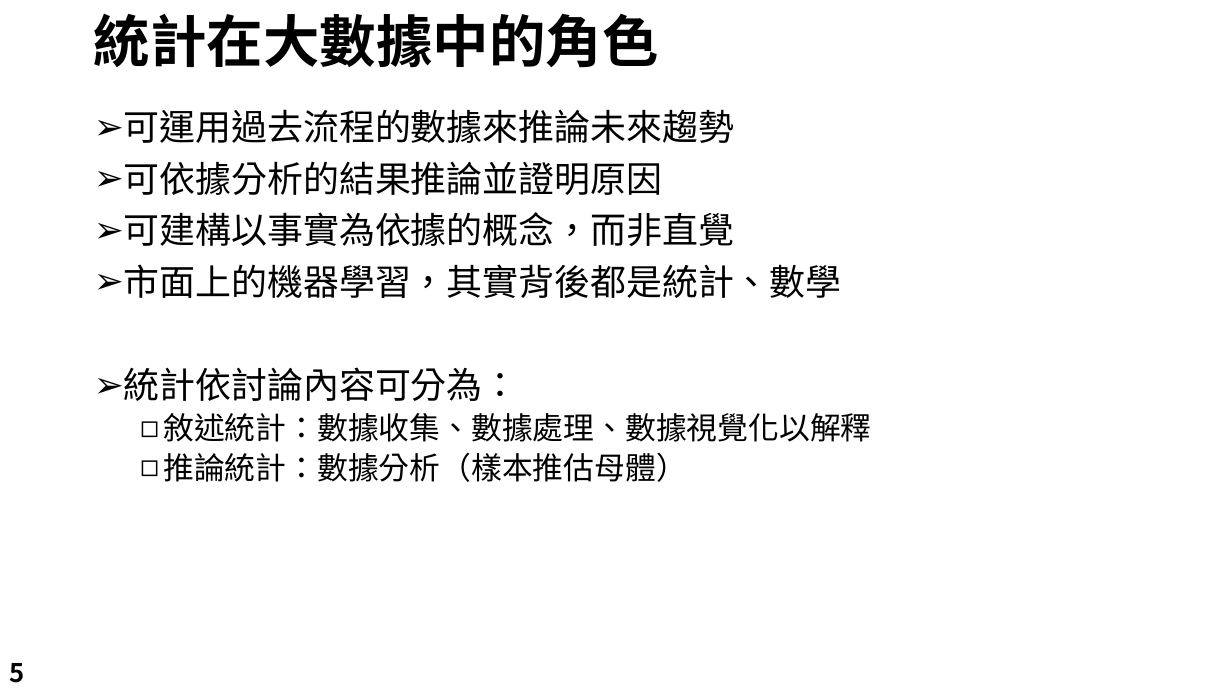
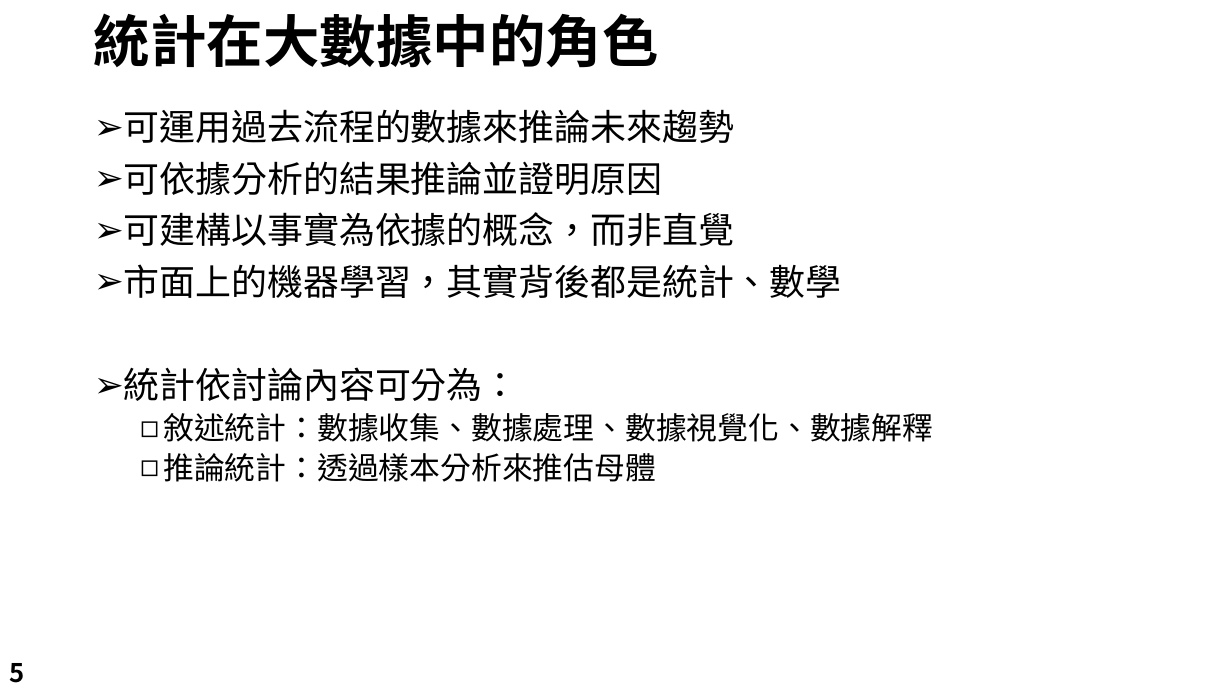
Before and after one commit to LeBronWilly/Basic_R_Language, a slide deck: slide 5 of R_Presentation.pptx. Drawn at 1232x693 pixels with LibreOffice and Linux fonts; fonts in the diff are those of the drawing; background and template pictures are left out. Boxes give left, top, right and bottom in pixels: in the first picture for what was removed or moved away, otherwise in the second. Text is boxed around its words. In the diff, an @@ line names an element or a change of style, - is before the commit and + after.

```diff
--- a/R_Presentation.pptx
+++ b/R_Presentation.pptx
@@ text at (163,413,933,482): text changed @@
-  ◻ 敘述統計：數據收集、數據處理、數據視覺化以解釋
-  ◻ 推論統計：數據分析（樣本推估母體）
+  ◻ 敘述統計：數據收集、數據處理、數據視覺化、數據解釋
+  ◻ 推論統計：透過樣本分析來推估母體
```
Also in this commit, not shown: 12 other slides changed, 2 slides added, 1 other file.
